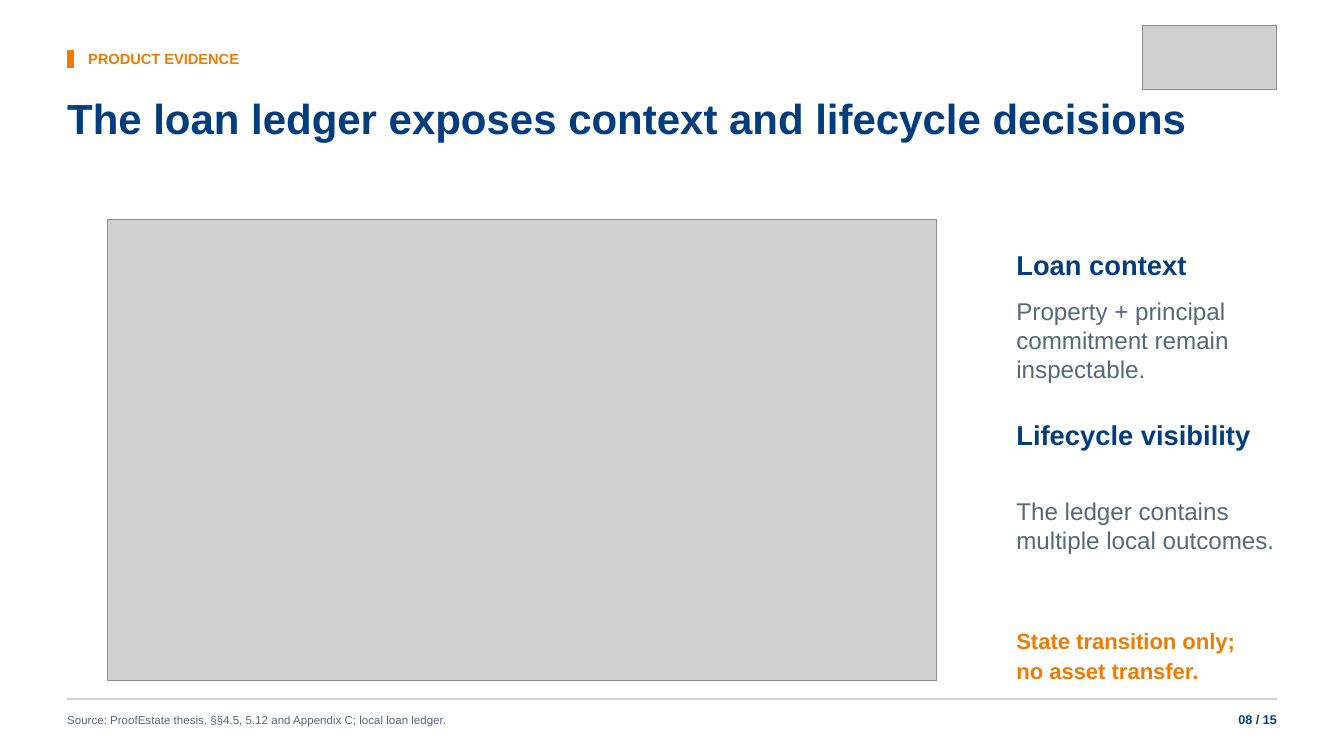
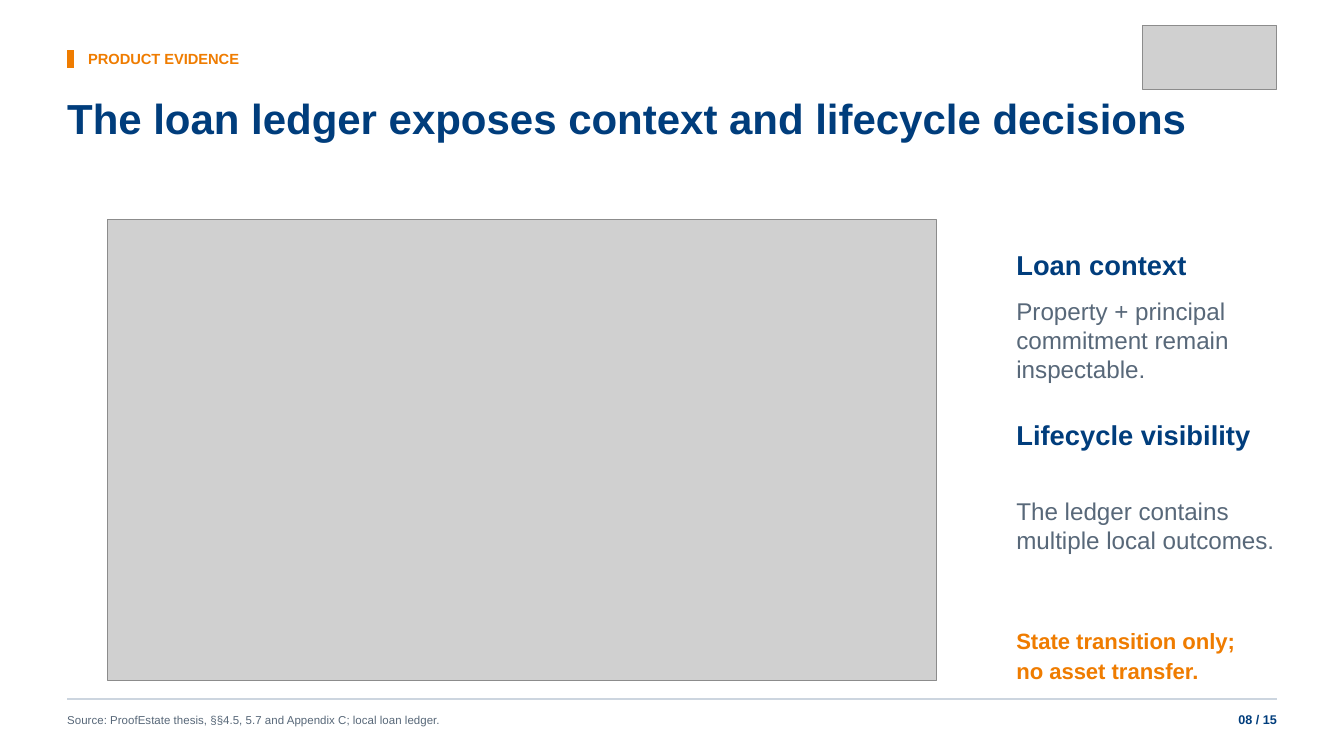
Before and after one commit to Alan42x/proofestate, a slide deck: slide 8 of slides/proofestate-nus-defense-presentation.pptx. Drawn at 1344x756 pixels with LibreOffice and Linux fonts; fonts in the diff are those of the drawing; grey boxes stand for pictures. Boxes give left, top, right and bottom in pixels: in the first picture for what was removed or moved away, otherwise in the second. Text is boxed around its words. In the diff, an @@ line names an element or a change of style, - is before the commit and + after.

Commit message:
Refine thesis structure, add capstone report, and polish defense closing

```diff
--- a/slides/proofestate-nus-defense-presentation.pptx
+++ b/slides/proofestate-nus-defense-presentation.pptx
@@ text at (x1=67, y1=715, x2=440, y2=727): text changed @@
-Source: ProofEstate thesis, §§4.5, 5.12 and Appendix C; local loan ledger.
+Source: ProofEstate thesis, §§4.5, 5.7 and Appendix C; local loan ledger.
```
Also in this commit, not shown: 6 other slides changed, 6 other files.
